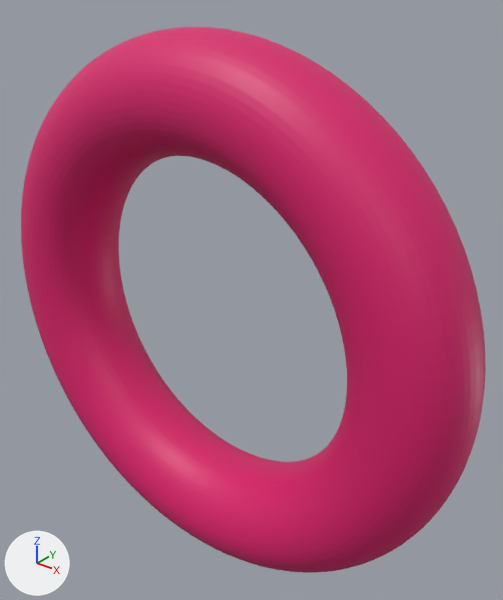
The glTF model assets/torus_grid_sweep/torus_R4_r3.glb, before and after one commit.
One viewpoint serves both versions: a camera (50 mm lens) standing at (17.9, -19.7, 13.9) and looking at (1.1, 1.3, 0.8). Arrows for +X, +Y and +Z are at lower left; the lights stay in place. The first picture is the older version. Where no turn or scale is listed for an object, it has been applied to the vertices.

Names of what the first picture shows: 'geometry_0'.
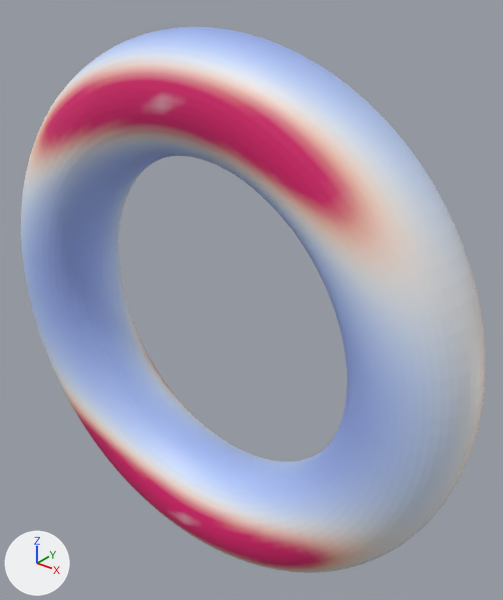
Location of each change, [x1, y1, x2, y2] in pixels of the pictures (503 x 600 px):
part 1 of me_geometry_0, recoloured (pink to blue)
    both: [21, 27, 431, 515]
part 2 of me_geometry_0, recoloured
    both: [22, 55, 486, 573]
part 3 of me_geometry_0, recoloured
    both: [33, 64, 380, 570]
part 4 of me_geometry_0, recoloured
    both: [21, 44, 463, 572]

The edits, one by one:
me_geometry_0 has 5000 vertices, 10000 faces and spans x -11.8..11.8, y -2.3..2.3, z -11.8..11.8.
me_geometry_0 is used by ob_geometry_0; location (0.0, 0.0, 0.0).
me_geometry_0 part 1: 3500 faces centred in x -10.8..10.8, y -2.3..1.5, z -11.8..11.8 are repainted in the vertex colours; the middle colour goes from pink #da1c6c to blue #afc5f9.
me_geometry_0 part 2: 2420 faces centred in x -11.8..11.8, y -2.3..2.3, z -10.8..10.8 are repainted in the vertex colours; the middle colour goes from pink #da1c6c to white #f2eae8.
me_geometry_0 part 3: 1688 faces centred in x -11.2..11.2, y -2.3..2.3, z -10.5..10.5 are repainted in the vertex colours; the middle colour goes from pink #da1c6c to pink #eea49f.
me_geometry_0 part 4: 1440 faces centred in x -11.5..11.5, y -2.3..1.7, z -11.1..11.1 are repainted in the vertex colours; the middle colour goes from pink #da1c6c to pale blue #d7e5fd.
